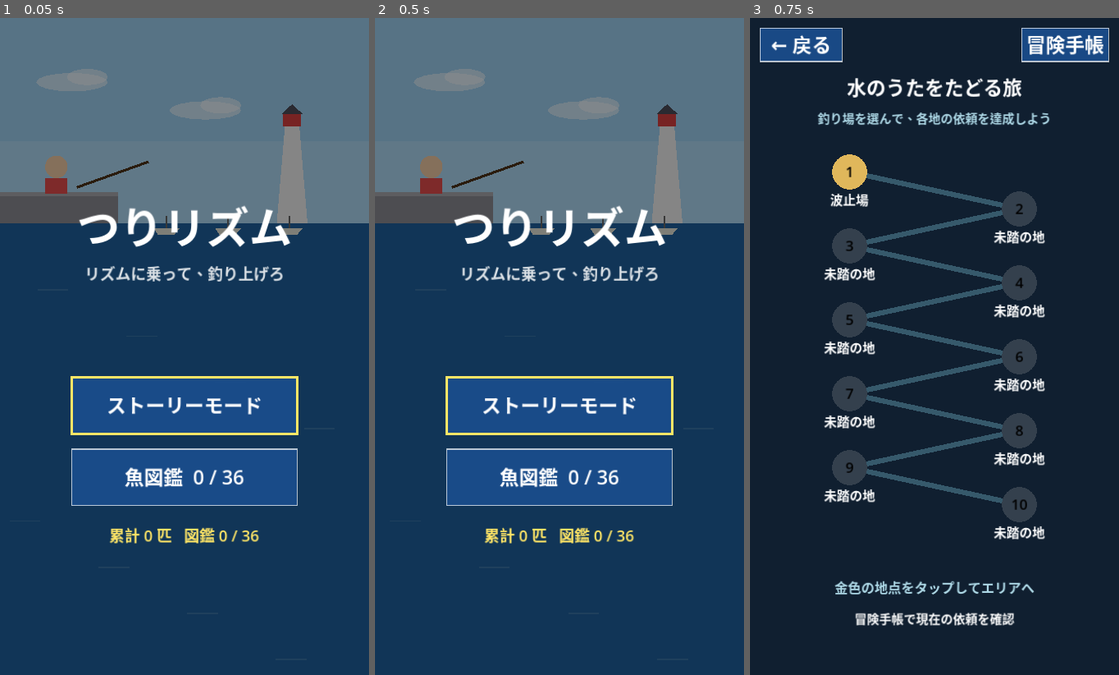
Above: before the commit, frames 1-3 (left to right).
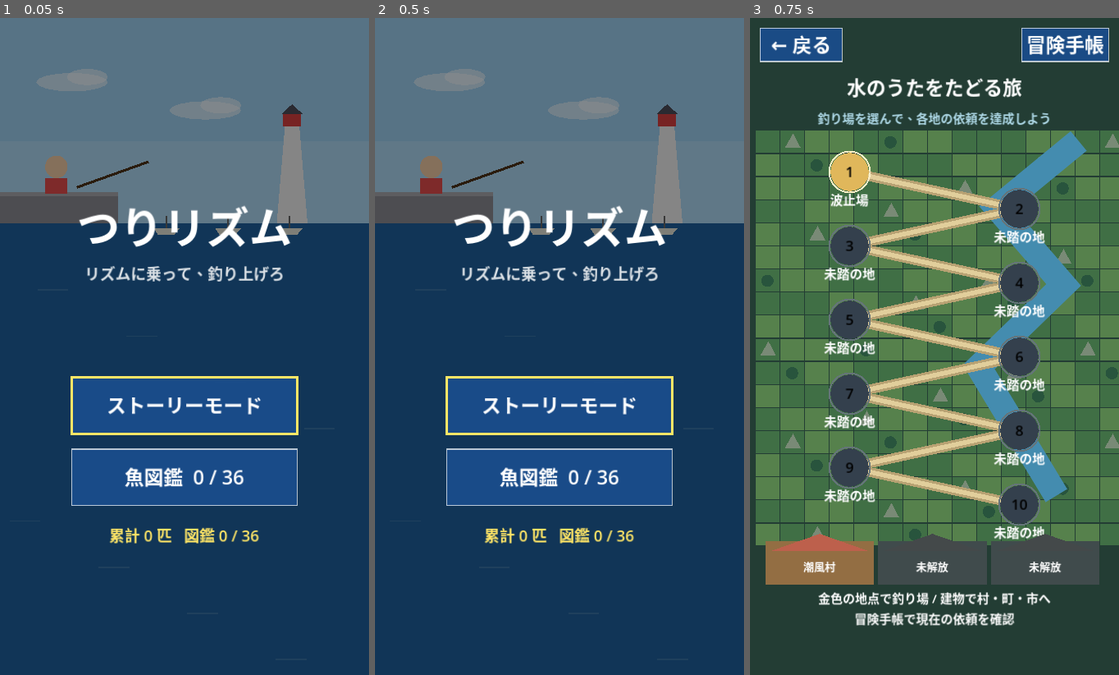
Above: after the commit, the same moments.

Repository: bayyam1028-oss/Music
Game: Godot game, scene res://main.tscn
Same seed, same stepped clock (60 frames per second), same inputs: the game is played once before the commit and once after it.
Inputs (mouse positions are in pixels of both pictures, inside the frame that each line leads up to):
- Up to frame 1 (0.05 s): no input
- Up to frame 2 (0.5 s): no input
- Up to frame 3 (0.75 s): tap Enter at 0.5, 0.6 s; move the mouse to (1015, 313) at 0.52 s; hold Right from 0.53 s (still down); click (1015, 313) at 0.67 s

Frames 1-2 are identical in both runs. In frame 3, 91% of the frame differs, in the area x 0-100%, y 0-100%.

Commit message:
Extend rhythm to four-bar parts, score-dependent fish size, RPG world and settlements

Diff:
--- a/fishing_game/scripts/main.gd
+++ b/fishing_game/scripts/main.gd
@@ -9,7 +9,7 @@
 ## タイトル: ゲームスタート / 魚図鑑（釣った魚が記録され、端末に保存される）
 ## PC操作: マウス、または Space=押す・←→/A D=指の位置
 
-enum State { TITLE, AREAS, DEX, WORLD, SPOTS, JOURNAL, IDLE, CASTING, PLAY, GAMEOVER }
+enum State { TITLE, AREAS, DEX, WORLD, SPOTS, JOURNAL, SETTLEMENT, IDLE, CASTING, PLAY, GAMEOVER }
 
 @export var areas: Array[AreaData] = []   ## 釣り場のリスト（data/areas/*.tres）
 @export var music_offset := 0.0            ## 音ズレ補正（秒）。音が遅れて聞こえるなら + にする
@@ -28,6 +28,12 @@
 const MUSIC_VARIANTS := 2   # エリアごとの曲数（audio/<ID>_1_*.ogg, _2_*.ogg）
 const SAVE_PATH := "user://save.json"
 const RANK_VALUE := {"B": 1, "A": 2, "S": 3}
+const PART_BEATS := 16.0  # 4小節 (4/4) を最後まで演奏する
+const SETTLEMENTS := [
+	{"name": "潮風村", "kind": "村", "chapter": 0, "intro": "旅の始まり。師匠が釣りの基本を教えてくれる。", "tip": "港の釣り座で依頼を進めよう。"},
+	{"name": "清流町", "kind": "町", "chapter": 3, "intro": "川沿いの宿場町。釣り人と旅人が集う。", "tip": "上流・中流の魚を図鑑に登録しよう。"},
+	{"name": "水都みなと市", "kind": "市", "chapter": 6, "intro": "市場と運河を抱えた大きな水辺の都市。", "tip": "難しい水域に備えてリズムを磨こう。"}
+]
 # ルアーアクションのタップ位置（8分音符×8 = 1小節）
 # ルアーアクションのタップ位置（8分音符×8 = 1小節）。エリアの lure_style で選ぶ
 const LURE_SETS := [
@@ -89,6 +95,11 @@
 var last_x := 0.5
 var bite_queued := false
 var bite_t := -1.0
+var lure_part_start := 0.0
+var fight_part_start := 0.0
+var break_until := -1.0
+var catch_size := 1.0
+var settlement_index := 0
 
 # 状態
 var fighting := false
@@ -349,7 +360,7 @@
 ## 画面タップがUI（ボタン）に使われたら true。true のときゲーム側の入力にはしない
 func _ui_press(pos: Vector2) -> bool:
 	var vp := get_viewport_rect().size
-	if state in [State.WORLD, State.SPOTS, State.JOURNAL]:
+	if state in [State.WORLD, State.SPOTS, State.JOURNAL, State.SETTLEMENT]:
 		_journey_press(pos)
 		return true
 	match state:
@@ -449,7 +460,7 @@
 
 
 func _back_action() -> void:
-	if state == State.SPOTS or state == State.JOURNAL:
+	if state == State.SPOTS or state == State.JOURNAL or state == State.SETTLEMENT:
 		state = State.WORLD
 	elif state == State.WORLD:
 		_go_title()
@@ -601,6 +612,9 @@
 	slides.clear()
 	releases.clear()
 	gen_beat = 2.0
+	lure_part_start = gen_beat * beat_len
+	fight_part_start = 0.0
+	break_until = -1.0
 	gen_mode = 0
 	bite_queued = false
 	bite_t = -1.0
@@ -623,6 +637,12 @@
 	_metronome()
 	if fighting:
 		_fight_update(delta)
+	elif break_until >= 0.0:
+		if song_t >= break_until:
+			break_until = -1.0
+			lure_part_start = gen_beat * beat_len
+		else:
+			appeal = 0.0
 	else:
 		_lure_update(delta)
 		if bite_t >= 0.0 and song_t >= bite_t:
@@ -639,7 +659,7 @@
 func _generate() -> void:
 	while gen_beat * beat_len - song_t < lead + 1.0:
 		if gen_mode == 0:
-			if bite_queued:
+			if bite_queued and gen_beat * beat_len >= lure_part_start + PART_BEATS * beat_len:
 				# HIT!! マーカーを置いて、その後ろからファイト譜面
 				bite_t = gen_beat * beat_len
 				gen_beat += 1.0
@@ -648,6 +668,9 @@
 				since_release = 0
 				bite_queued = false
 			else:
+				if break_until >= 0.0 and gen_beat * beat_len < break_until:
+					gen_beat += 4.0
+					continue
 				var pats: Array = LURE_SETS[area.lure_style]
 				var pat: Array = pats[randi() % pats.size()]
 				for i in 8:
@@ -749,6 +772,7 @@
 
 func _begin_fight() -> void:
 	fighting = true
+	fight_part_start = song_t
 	progress = 0.0
 	tension = 0.0
 	slide_on = 0.0
@@ -818,7 +842,7 @@
 			if absf(finger_x - cur_target) <= _tol():
 				on_path = true
 				rate = 0.15 * pull
-				progress += prog_rate * delta
+				progress = minf(1.0, progress + prog_rate * delta)
 				slide_on += delta
 			else:
 				rate = 0.35 * pull
@@ -839,7 +863,7 @@
 		_game_over()
 		return
 	# 引き寄せが満タンになった瞬間に釣り上げ → すぐルアーのリズムへ戻る
-	if progress >= 1.0:
+	if progress >= 1.0 and song_t - fight_part_start >= PART_BEATS * beat_len:
 		_catch()
 
 
@@ -848,17 +872,20 @@
 	var rel := float(rel_ok) / maxi(rel_seen, 1)
 	var score := 0.7 * acc + 0.3 * rel
 	var rank := "S" if score >= 0.85 else ("A" if score >= 0.65 else "B")
+	# 同じ魚種でも精度でサイズが変わる。B=小型、S=大型
+	catch_size = snappedf(current_fish.size * (0.75 + 0.75 * clampf(score, 0.0, 1.0)), 0.01)
 	chain += 1
 	var mult := 1.0 + 0.5 * score + 0.1 * minf(chain - 1.0, 10.0)
 	var gain := int(round(current_fish.price * mult))
 	money += gain
 	caught_total += 1
-	var msg := "%s を釣った！ ランク%s  +%d円" % [current_fish.fish_name, rank, gain]
+	var msg := "%s を釣った！ サイズ %.2f  ランク%s  +%d円" % [current_fish.fish_name, catch_size, rank, gain]
 	if chain >= 2:
 		msg += "  %d連続！" % chain
 	var entry: Dictionary = dex.get(current_fish.fish_name, {})
 	var old_count := int(entry.get("count", 0))
 	entry["count"] = old_count + 1
+	entry["best_size"] = maxf(float(entry.get("best_size", 0.0)), catch_size)
 	if RANK_VALUE[rank] > RANK_VALUE.get(String(entry.get("best", "")), 0):
 		entry["best"] = rank
 	dex[current_fish.fish_name] = entry
@@ -881,8 +908,10 @@
 	bite_t = -1.0
 	bite_queued = false
 	gen_mode = 0
-	gen_beat = ceil(song_t / beat_len) + 2.0
-	appeal = minf(0.35 + 0.1 * chain, 0.8)
+	gen_beat = ceil(song_t / (4.0 * beat_len)) * 4.0 + 4.0
+	break_until = gen_beat * beat_len
+	lure_part_start = break_until
+	appeal = 0.0
 	progress = 0.0
 	tension = 0.0
 	cur_target = -1.0
@@ -969,6 +998,8 @@
 		return message
 	if fighting:
 		return "ラインをなぞれ！ 切れたら終わり！ 赤い帯は指を離す"
+	if break_until >= 0.0:
+		return "CATCH!  次の小節からルアーアクション"
 	if bite_queued or bite_t >= 0.0:
 		return "来るぞ…！ 構えろ！"
 	return "リズムでタップ！ ルアーを動かして誘え"
@@ -977,7 +1008,7 @@
 func _draw() -> void:
 	var vp := get_viewport_rect().size
 	var w := vp.x
-	if state in [State.WORLD, State.SPOTS, State.JOURNAL]:
+	if state in [State.WORLD, State.SPOTS, State.JOURNAL, State.SETTLEMENT]:
 		_draw_journey(vp)
 		return
 	if state == State.DEX:
@@ -1094,6 +1125,7 @@
 				draw_arc(cp, 7, 0, TAU, 16, Color(1, 1, 1, 0.4), 2.0)
 		_text("生息: " + _habitat(f), Vector2(250, y + 124), 20, Color(0.6, 0.85, 1.0, 0.9), -1.0)
 		if caught:
+			_text("最大サイズ %.2f" % float(entry.get("best_size", 0.0)), Vector2(250, y + 178), 19, Color.LIGHT_BLUE, -1.0)
 			_text(f.description, Vector2(250, y + 154), 22, Color(1, 1, 1, 0.85), -1.0)
 	draw_rect(Rect2(0, 0, w, top), Color(0.06, 0.14, 0.24))
 	draw_line(Vector2(0, top), Vector2(w, top), Color(1, 1, 1, 0.3), 2.0)
@@ -1448,6 +1480,13 @@
 		_back_action()
 		return
 	if state == State.WORLD:
+		for j in SETTLEMENTS.size():
+			var sr := Rect2(30.0 + j * (vp.x - 60.0) / 3.0, 1020, (vp.x - 60.0) / 3.0 - 8.0, 84)
+			if sr.has_point(pos):
+				if chapter >= int(SETTLEMENTS[j]["chapter"]):
+					settlement_index = j
+					state = State.SETTLEMENT
+				return
 		if Rect2(vp.x - 190, 20, 170, 65).has_point(pos):
 			state = State.JOURNAL
 			return
@@ -1458,6 +1497,9 @@
 				spot_index = 0
 				state = State.SPOTS
 				return
+	elif state == State.SETTLEMENT:
+		if Rect2(50, 990, vp.x - 100, 100).has_point(pos):
+			state = State.WORLD
 	elif state == State.SPOTS:
 		for i in 3:
 			if pos.distance_to(_spot_point(i, vp)) < 65:
@@ -1468,22 +1510,57 @@
 
 func _draw_journey(vp: Vector2) -> void:
 	var w := vp.x
-	draw_rect(Rect2(Vector2.ZERO, vp), Color("101f30"))
+	draw_rect(Rect2(Vector2.ZERO, vp), Color("233d34"))
+	# RPG風のフィールド: 草原、山、湖、街道。すべてコード描画。
+	for yy in range(220, 990, 45):
+		for xx in range(12, int(w), 48):
+			var seedv := (xx * 17 + yy * 31) % 13
+			var c := Color("406f45") if seedv < 7 else Color("56814c")
+			draw_rect(Rect2(xx, yy, 46, 43), c)
+			if seedv == 1:
+				_poly([Vector2(xx + 8, yy + 33), Vector2(xx + 24, yy + 5), Vector2(xx + 39, yy + 33)], Color("798a76"))
+			elif seedv == 2:
+				draw_circle(Vector2(xx + 22, yy + 22), 12, Color("28543d"))
+	# 水路と道がエリアをつなぐ
+	var stream_pts := PackedVector2Array([Vector2(w * 0.89, 240), Vector2(w * 0.67, 370), Vector2(w * 0.85, 520), Vector2(w * 0.62, 680), Vector2(w * 0.83, 930)])
+	draw_polyline(stream_pts, Color("448caf"), 48, true)
 	_button(Rect2(20, 20, 160, 65), "← 戻る", false)
 	if state == State.WORLD:
 		_button(Rect2(w - 190, 20, 170, 65), "冒険手帳", false)
 		_ctext("水のうたをたどる旅", 0, w, 150, 38, Color.WHITE)
 		_ctext("釣り場を選んで、各地の依頼を達成しよう", 0, w, 205, 24, Color.LIGHT_BLUE)
 		for i in range(areas.size() - 1):
-			draw_line(_map_point(i, vp), _map_point(i + 1, vp), Color("36596b"), 10)
+			draw_line(_map_point(i, vp), _map_point(i + 1, vp), Color("b8a273"), 19)
+			draw_line(_map_point(i, vp), _map_point(i + 1, vp), Color("e1ce9b"), 9)
 		for i in areas.size():
 			var pt := _map_point(i, vp)
 			var unlocked := i <= chapter
-			draw_circle(pt, 34, Color("e0b75b") if unlocked else Color("34404d"))
+			draw_circle(pt, 37, Color("e0b75b") if unlocked else Color("34404d"))
+			draw_arc(pt, 40, 0, TAU, 32, Color("fff1c9") if unlocked else Color("65747a"), 3)
 			_ctext(str(i + 1), pt.x - 30, 60, pt.y + 10, 28, Color.BLACK)
 			_ctext(areas[i].area_name if unlocked else "未踏の地", pt.x - 110, 220, pt.y + 64, 25, Color.WHITE)
-		_ctext("金色の地点をタップしてエリアへ", 0, w, 1120, 26, Color.LIGHT_BLUE)
+		for j in SETTLEMENTS.size():
+			var v: Dictionary = SETTLEMENTS[j]
+			var opened := chapter >= int(v["chapter"])
+			var sr := Rect2(30.0 + j * (w - 60.0) / 3.0, 1020, (w - 60.0) / 3.0 - 8.0, 84)
+			draw_rect(sr, Color("936e43") if opened else Color("404b4c"))
+			_poly([Vector2(sr.position.x + 12, sr.position.y + 18), Vector2(sr.position.x + sr.size.x * 0.5, sr.position.y - 15), Vector2(sr.end.x - 12, sr.position.y + 18)], Color("bd604c") if opened else Color("44494a"))
+			_ctext(str(v["name"]) if opened else "未解放", sr.position.x, sr.size.x, sr.position.y + 57, 21, Color.WHITE)
+		_ctext("金色の地点で釣り場 / 建物で村・町・市へ", 0, w, 1140, 24, Color.WHITE)
 		_ctext("冒険手帳で現在の依頼を確認", 0, w, 1180, 24, Color.WHITE)
+	elif state == State.SETTLEMENT:
+		var village: Dictionary = SETTLEMENTS[settlement_index]
+		_ctext(str(village["kind"]) + "  " + str(village["name"]), 0, w, 175, 45, Color.WHITE)
+		for house in 5:
+			var hx := 65.0 + house * (w - 125.0) / 5.0
+			var hy := 440.0 + float(house % 2) * 105.0
+			draw_rect(Rect2(hx, hy, 95, 90), Color("d8bc8b"))
+			_poly([Vector2(hx - 10, hy), Vector2(hx + 47, hy - 60), Vector2(hx + 105, hy)], Color("a24f43"))
+			draw_rect(Rect2(hx + 32, hy + 48, 28, 42), Color("6f5039"))
+		_ctext(str(village["intro"]), 20, w - 40, 730, 24, Color.WHITE)
+		_ctext(str(village["tip"]), 20, w - 40, 810, 25, Color("f5df9c"))
+		_ctext("拠点を訪問中 / 次の目的地は冒険手帳を確認", 20, w - 40, 905, 21, Color.LIGHT_BLUE)
+		_button(Rect2(50, 990, w - 100, 100), "フィールドへ戻る", true)
 	elif state == State.SPOTS:
 		_ctext(area.area_name + " / 釣り座MAP", 0, w, 150, 38, Color.WHITE)
 		_ctext("釣り座を選択 → キャスティング開始", 0, w, 210, 25, Color.LIGHT_BLUE)
